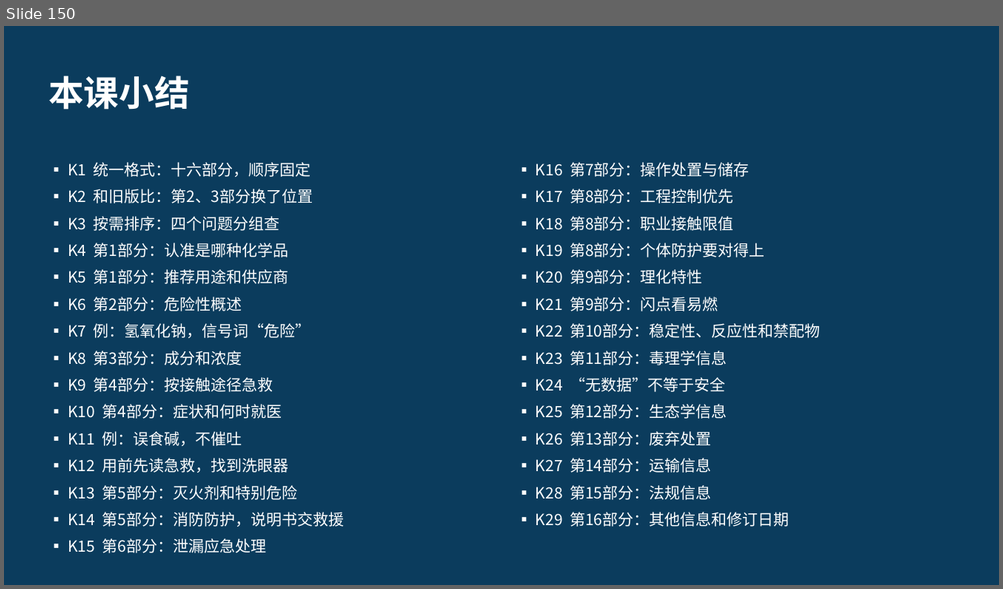
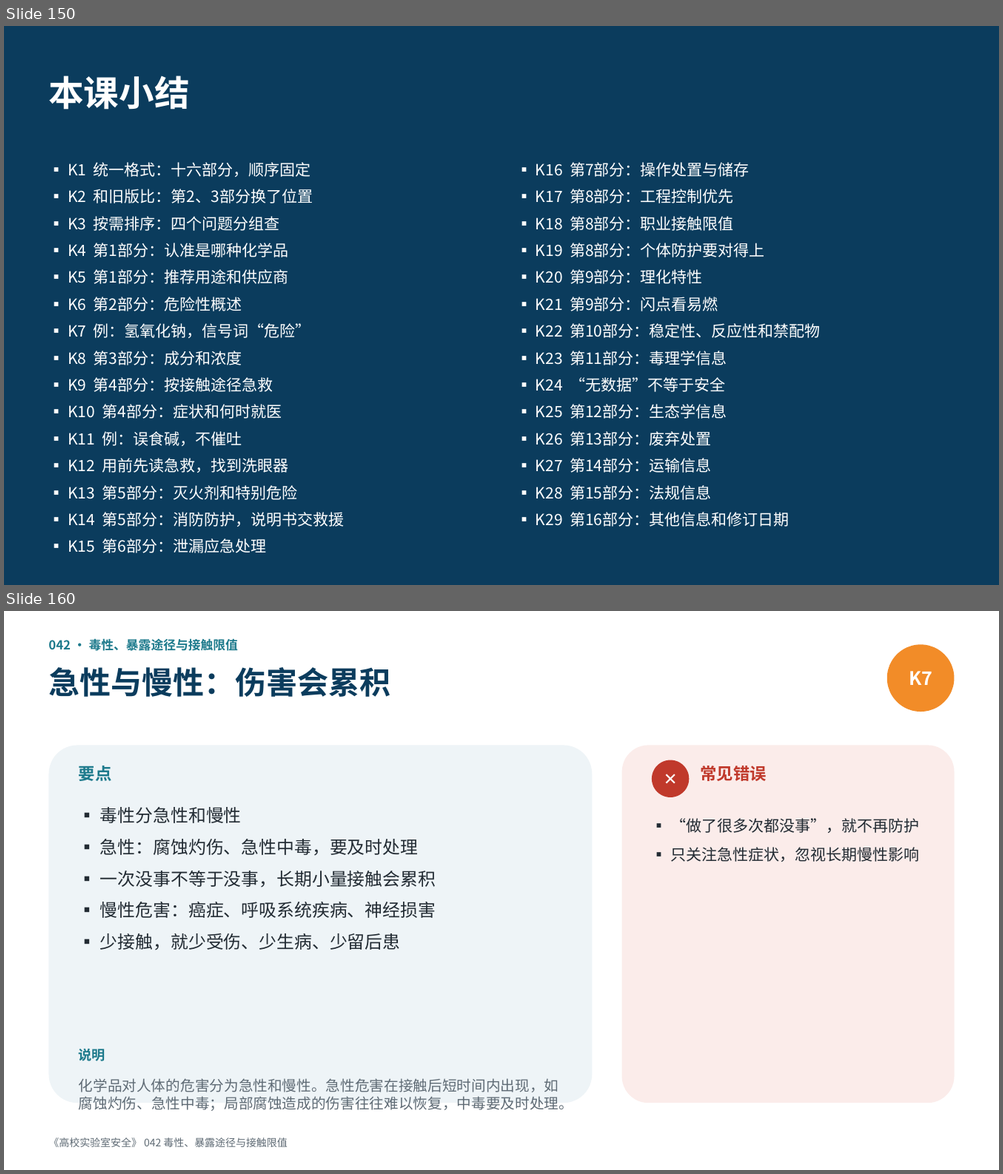
Before and after one commit to hanrongwx-max/videoyoutubo, a slide deck: course/高校实验室安全/课件/第5章_化学品安全.pptx. Shown one above the other, each under a label of ours: slide 150 before the commit, slides 150 and 160 after it; the slides between them are not shown. The pictures are 1003x589 and 1003x1174 pixels, drawn with LibreOffice and Linux fonts; fonts in the diff are those of the drawing. Boxes give left, top, right and bottom in pixels: in the first picture for what was removed or moved away, otherwise in the second. Text is boxed around its words. In the diff, an @@ line names an element or a change of style, - is before the commit and + after.

```diff
--- a/course/高校实验室安全/课件/第5章_化学品安全.pptx
+++ b/course/高校实验室安全/课件/第5章_化学品安全.pptx
@@ slide 160 added at (x1=4, y1=611, x2=999, y2=1170), background #FFFFFF @@
@@ text added at (x1=48, y1=638, x2=238, y2=651), 12 pt, text #1D7A8C, bold @@
+042 · 毒性、暴露途径与接触限值
@@ ellipse added at (x1=887, y1=644, x2=954, y2=712), fill #F28C28, 18 pt, text #FFFFFF, bold @@
+K7
@@ text added at (x1=48, y1=667, x2=390, y2=697), 30 pt, text #0B3C5D, bold @@
+急性与慢性：伤害会累积
@@ rounded rectangle added at (x1=48, y1=745, x2=592, y2=1103), fill #EEF4F7 @@
@@ text added at (x1=79, y1=766, x2=112, y2=781), 16 pt, text #1D7A8C, bold @@
+要点
@@ rounded rectangle added at (x1=622, y1=745, x2=954, y2=1103), fill #FBECEA @@
@@ ellipse added at (x1=652, y1=760, x2=689, y2=797), fill #C0392B, 16 pt, text #FFFFFF, bold @@
+✕
@@ text added at (x1=700, y1=766, x2=765, y2=781), 16 pt, text #C0392B, bold @@
+常见错误
@@ text added at (x1=100, y1=807, x2=435, y2=950), 17 pt, text #222B33 @@
+▪ 毒性分急性和慢性
+▪ 急性：腐蚀灼伤、急性中毒，要及时处理
+▪ 一次没事不等于没事，长期小量接触会累积
+▪ 慢性危害：癌症、呼吸系统疾病、神经损害
+▪ 少接触，就少受伤、少生病、少留后患
@@ text added at (x1=671, y1=818, x2=919, y2=862), 15 pt, text #222B33 @@
+▪ “做了很多次都没事”，就不再防护
+▪ 只关注急性症状，忽视长期慢性影响
@@ text added at (x1=79, y1=1049, x2=105, y2=1062), 13 pt, text #1D7A8C, bold @@
+说明
@@ text added at (x1=79, y1=1079, x2=573, y2=1111), 14 pt, text #5F6B75 @@
+化学品对人体的危害分为急性和慢性。急性危害在接触后短时间内出现，如腐蚀灼伤、急性中毒；局部腐蚀造成的伤害往往难以恢复，中毒要及时处理。
@@ text added at (x1=48, y1=1138, x2=287, y2=1147), 10 pt, text #5F6B75 @@
+《高校实验室安全》 042 毒性、暴露途径与接触限值
```
Also in this commit, not shown: 27 other slides added, 2 other files.
